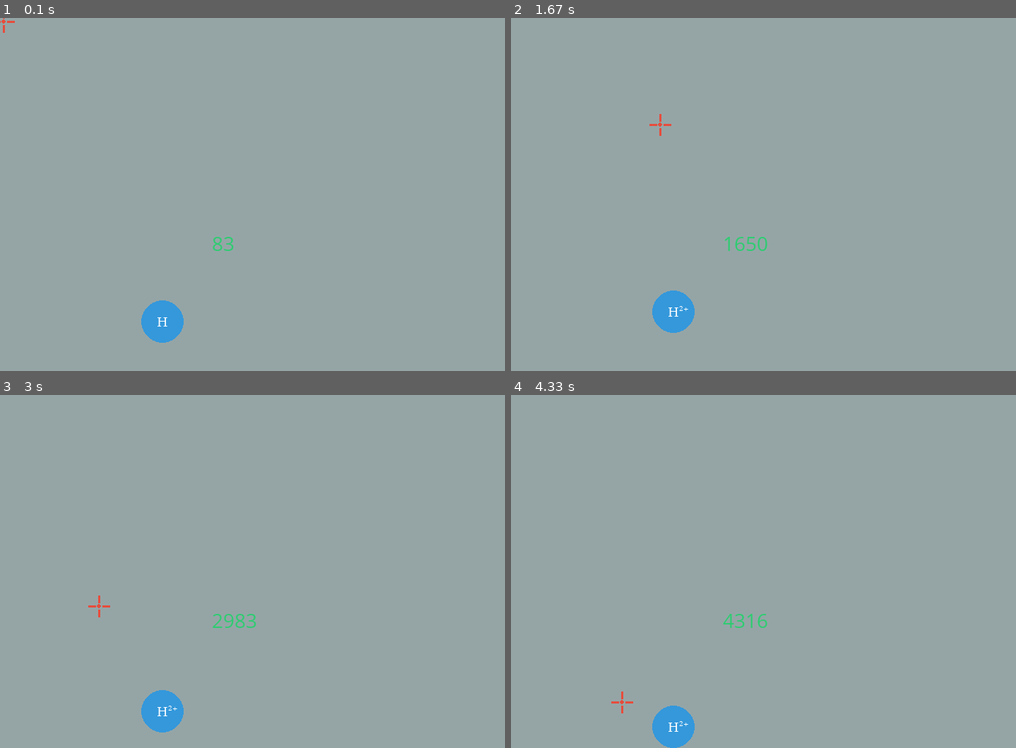
Above: before the commit, frames 1-4 (two rows, left to right).
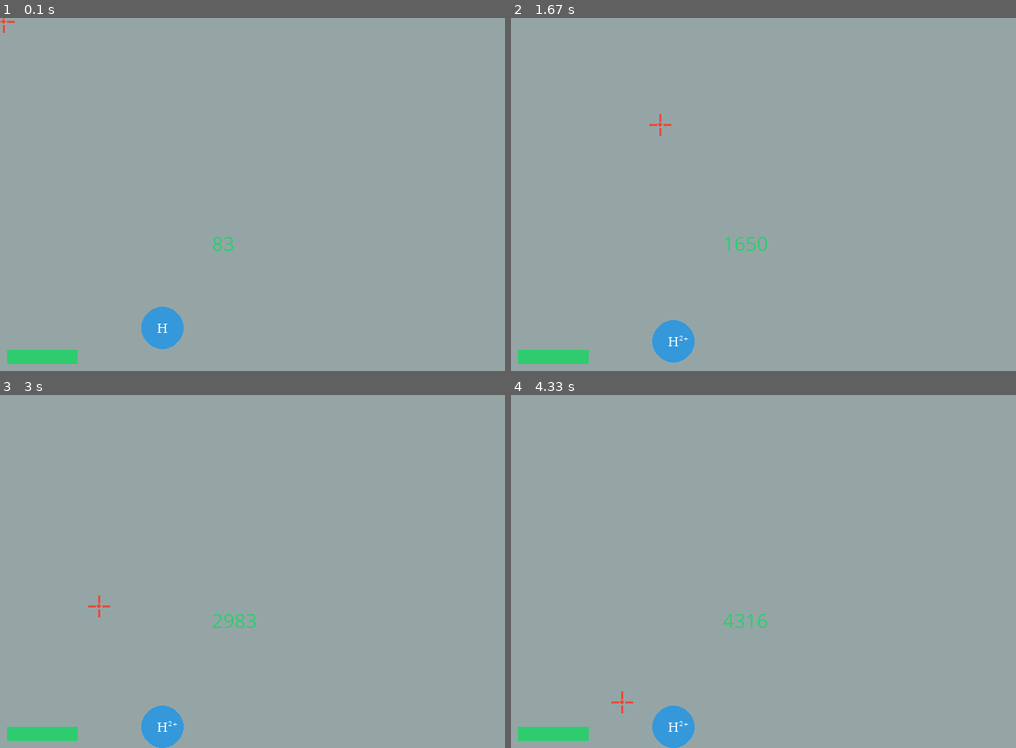
Above: after the commit, the same moments.

Repository: EdwGx/Asteroid-Pygame
Game: pygame game, started from MainGame.py
The game is run twice, just before and just after one commit, with the same random seed, the same clock (stepped at 60 frames per second) and the same inputs.
Inputs (mouse positions are in pixels of both pictures, inside the frame that each line leads up to):
- Up to frame 1 (0.1 s): no input
- Up to frame 2 (1.67 s): tap Space at 0.33, 0.73, 1.03 s; move the mouse to (657, 198) at 0.7 s; tap A at 0.82 s; click (1000, 318) at 1.22 s; click (662, 123) at 1.55 s
- Up to frame 3 (3 s): click (282, 613) at 1.88 s; click (202, 497) at 2.22 s; click (479, 663) at 2.55 s; click (101, 606) at 2.88 s
- Up to frame 4 (4.33 s): click (627, 504) at 3.22 s; click (662, 635) at 3.55 s; click (995, 652) at 3.88 s; click (622, 702) at 4.22 s

The runs differ from the first frame. In frame 1, 0.9% of the frame differs, in the area x 1-37%, y 80-98%; in frame 2, 1.8%, in the area x 1-37%, y 77-98%; in frame 3, 1.3%; in frame 4, 0.6%.

Commit message:
Separate into some .py files, and add "Power bar"

Diff:
--- a/MainGame.py
+++ b/MainGame.py
@@ -1,14 +1,6 @@
 import pygame
-import chemistry
-
-black    = (   0,   0,   0)
-white    = ( 255, 255, 255)
-asphalt = (52, 73, 94)
-green    = (  46, 204, 113)
-red      = ( 231, 76, 60)
-blue     = ( 52, 152, 219)
-turquoise =  (26, 188, 156)
-grey = (149, 165, 166)
+from science import*
+from color import*
 
 class Atom(pygame.sprite.DirtySprite):
     def __init__ (self,at_num):
@@ -17,9 +9,9 @@
         pygame.sprite.DirtySprite.__init__(self,full_list,atom_list)
         #basic init
         self.radius = 30
-        self.ion = 0
+        self.ion =0
         self.atomic = at_num
-        self.shell = chemistry.get_shells(at_num)
+        self.shell = get_shells(at_num)
 
         #shape
         self.redraw()
@@ -31,7 +23,7 @@
         pygame.draw.circle(self.image,blue,(self.radius,self.radius),30,0)
         #symbol
         symbolFont = pygame.font.SysFont("Georgia",20)
-        symbolLabel = symbolFont.render(chemistry.getSymbol(self.atomic),True,white)
+        symbolLabel = symbolFont.render(getSymbol(self.atomic),True,white)
         #Get Letters Size and Center
         #ion
         if self.ion == 0:
@@ -65,8 +57,11 @@
         self.freeFall = True
     def update(self):
         global sizeY
-        if self.freeFall and ((sizeY - self.radius*2)>self.rect.y):
-            self.rect.y = freeFall(pygame.time.get_ticks()-self.fallBeginT,self.fallBeginY)
+        if self.freeFall:
+            if (sizeY - self.radius*2)>self.rect.y :
+                self.rect.y = freeFall(pygame.time.get_ticks()-self.fallBeginT,self.fallBeginY)
+            else:
+                self.rect.y = sizeY - self.radius*2
     def startFall(self):
         self.fallBeginT = pygame.time.get_ticks()
         self.fallBeginY = self.rect.y
@@ -93,11 +88,21 @@
     # center part
     pygame.draw.circle(screen,red,(mX,mY),3,0)
 
-
-def freeFall(time_after,start_y):
-    return int((start_y + (9.81* time_after * time_after / 1000000)))
-
-
+def jump_bar():
+    global jumPower, moveY
+    if jumPower > 0:
+        if jumPower > 0.3:
+            draw_color = green
+        else:
+            draw_color = red
+        pygame.draw.rect(screen,
+                         draw_color,
+                         pygame.Rect(10,sizeY-30,100*jumPower,20))
+    else:
+        jumPower = 0
+        if moveY:
+            moveY = False
+            player.startFall()
 
 
 pygame.init()
@@ -109,6 +114,7 @@
 #Def varibles
 sizeX = 800
 sizeY = 500
+jumPower = 1
 screen = pygame.display.set_mode([sizeX,sizeY])
 font = pygame.font.SysFont("comicsansms",30)
 pygame.display.set_caption("My Game")
@@ -140,8 +146,17 @@
                 moveY = False
                 player.startFall()
 
-    if moveY:
-        player.rect.y -= 2
+    if moveY and jumPower > 0:
+        if player.rect.y >= 2:
+            player.rect.y -= 2
+        else:
+            player.rect.y = 0
+
+        jumPower -= 0.02
+    else:
+        if jumPower <= 0.98:
+            jumPower += 0.02
+
 
     mX = (pygame.mouse.get_pos())[0]
     mY = (pygame.mouse.get_pos())[1]
@@ -151,13 +166,16 @@
 
     #draw
     screen.fill(grey)
+    #test
     t = pygame.time.get_ticks()
     timeLabel = font.render(str(t),True,green)
     screen.blit(timeLabel,(300,300))
 
+    #real draw
     full_list.update()
     full_list.draw(screen)
 
+    jump_bar()
     draw_mouse()
     #draw end
 
--- /dev/null
+++ b/color.py
@@ -0,0 +1,10 @@
+# color.py
+
+black    = (   0,   0,   0)
+white    = ( 255, 255, 255)
+asphalt = (52, 73, 94)
+green    = (  46, 204, 110)
+red      = ( 231, 76, 60)
+blue     = ( 52, 152, 219)
+turquoise =  (26, 188, 156)
+grey = (149, 165, 166)
--- a/chemistry.py
+++ b/science.py
@@ -21,3 +21,6 @@
         13: [2,8,3],
         18: [2,8,8]
     }[Atomic_number]
+
+def freeFall(time_after,start_y):
+    return int((start_y + (9.81* time_after * time_after / 100000)))
Not shown, changed: chemistry.pyc
